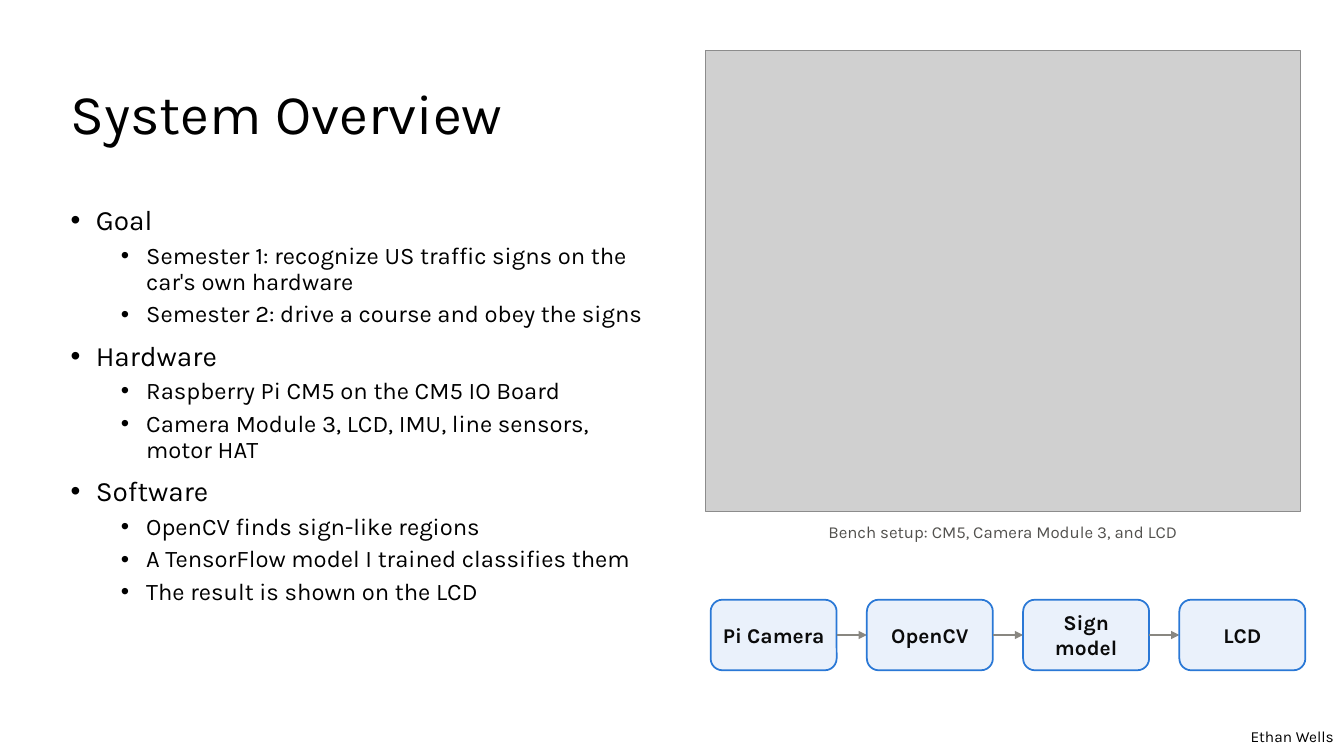
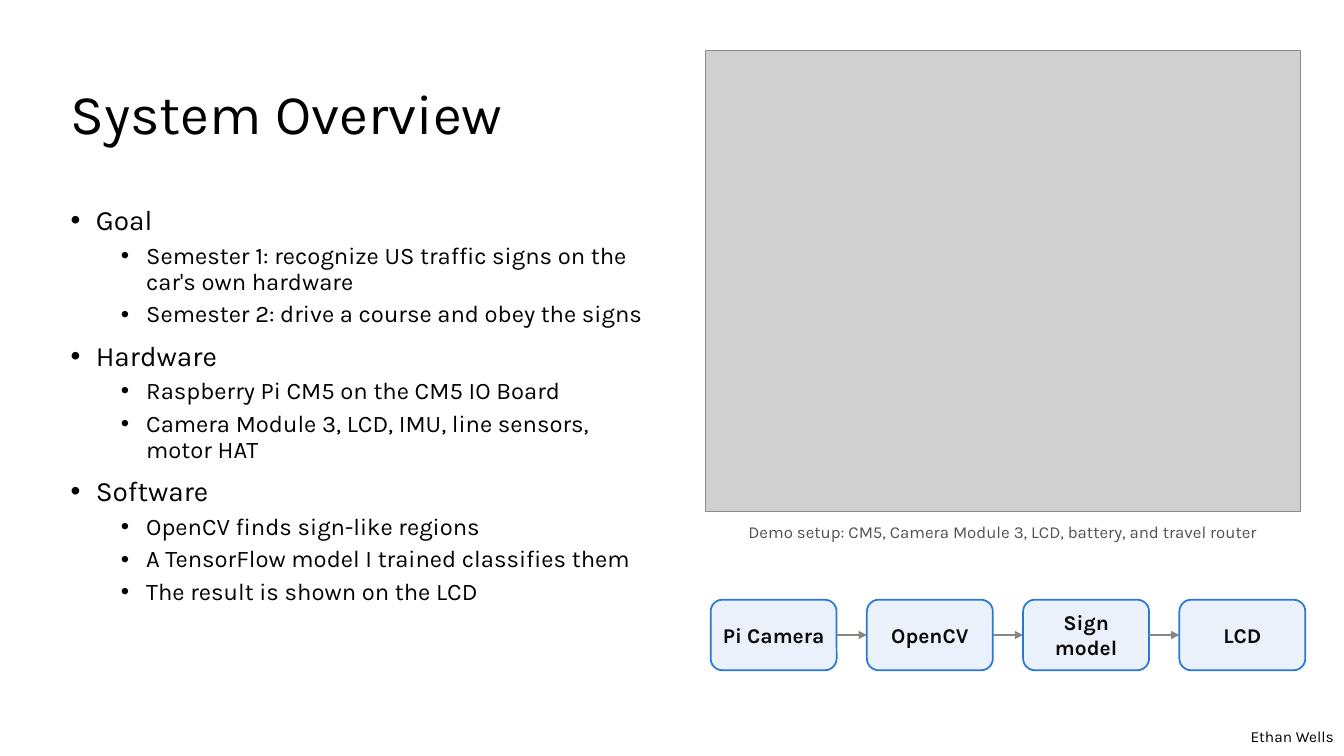
Before and after one commit to EthanWellsSr/BuggyBot, a slide deck: slide 2 of Semester 1 Deliverables/Final Presentation.pptx. Drawn at 1344x756 pixels with LibreOffice and Linux fonts; fonts in the diff are those of the drawing; grey boxes stand for pictures. Boxes give left, top, right and bottom in pixels: in the first picture for what was removed or moved away, otherwise in the second. Text is boxed around its words. In the diff, an @@ line names an element or a change of style, - is before the commit and + after.

Commit message:
Use the demo setup photo on the System Overview slide and rebuild the final deck.

```diff
--- a/Semester 1 Deliverables/Final Presentation.pptx
+++ b/Semester 1 Deliverables/Final Presentation.pptx
@@ text at box(748, 526, 1256, 542): text changed @@
-Bench setup: CM5, Camera Module 3, and LCD
+Demo setup: CM5, Camera Module 3, LCD, battery, and travel router
```
Also in this commit, not shown: 1 other file.
